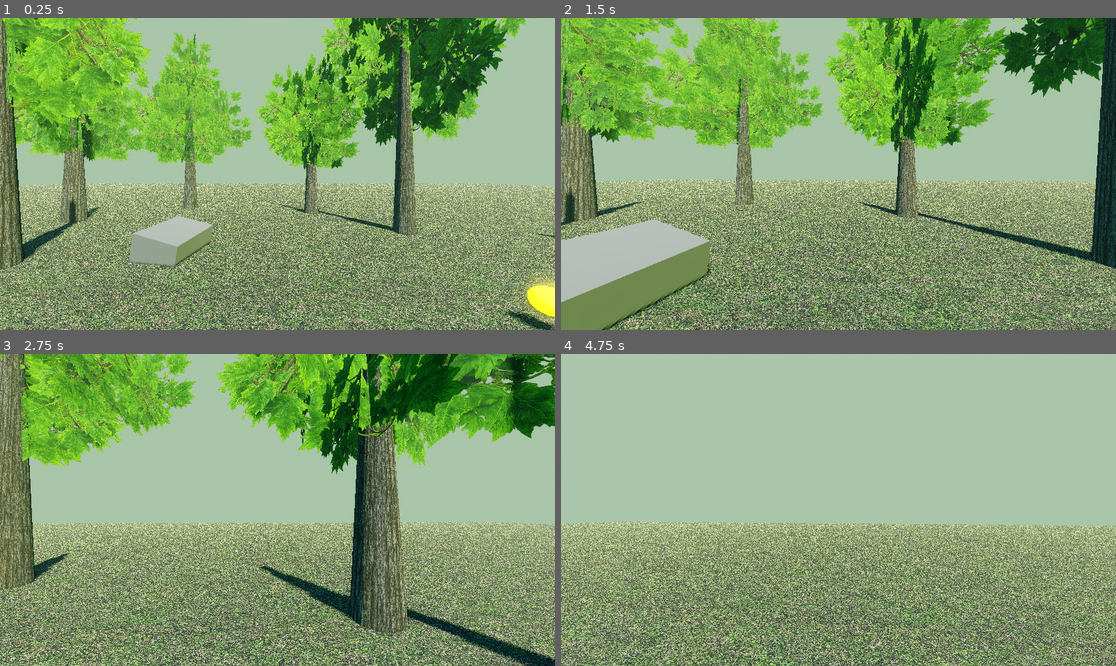
Above: before the commit, frames 1-4 (two rows, left to right).
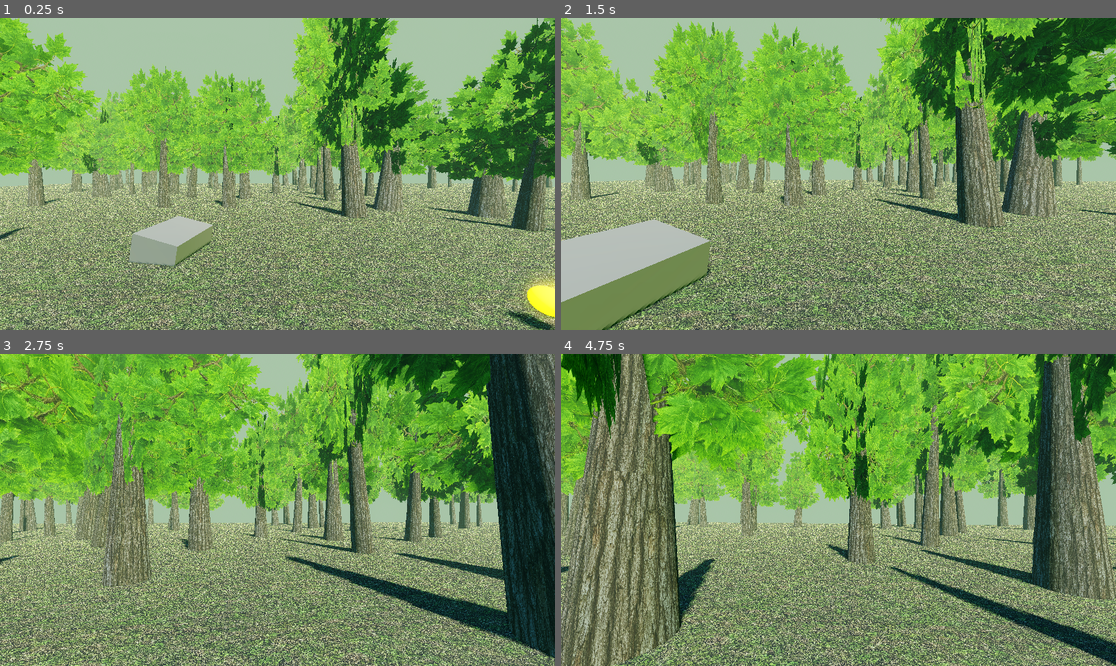
Above: after the commit, the same moments.

Repository: oprogramas/godotproject1
Game: Godot game, scene res://scenes/level_01.tscn
Same seed, same stepped clock (60 frames per second), same inputs: the game is played once before the commit and once after it.
Inputs (mouse positions are in pixels of both pictures, inside the frame that each line leads up to):
- Up to frame 1 (0.25 s): no input
- Up to frame 2 (1.5 s): move the mouse to (866, 174) at 0.52 s; hold E (interact) 0.53-1.28 s; hold W (move_forward) from 0.53 s (still down); move the mouse to (810, 174) at 1.27 s; tap F (toggle_flashlight) at 1.35 s
- Up to frame 3 (2.75 s): keep holding W (move_forward); move the mouse to (288, 503) at 2.02 s; hold E (interact) from 2.03 s (still down)
- Up to frame 4 (4.75 s): keep holding W (move_forward); move the mouse to (832, 516) at 2.77 s; release E (interact) at 2.78 s; tap F (toggle_flashlight) at 2.85, 4.35 s; move the mouse to (877, 513) at 3.52 s; hold E (interact) 3.53-4.28 s; move the mouse to (794, 506) at 4.27 s

The runs differ from the first frame. In frame 1, 47% of the frame differs, in the area x 0-100%, y 0-81%; in frame 2, 47%; in frame 3, 60%; in frame 4, 64%, in the area x 0-100%, y 0-100%.

Commit message:
feat: procedural forest generator with 150 trees, dense clusters and clearings

Diff:
--- a/scenes/level_01.tscn
+++ b/scenes/level_01.tscn
@@ -1,8 +1,8 @@
 [gd_scene load_steps=16 format=3]
 
 [ext_resource type="PackedScene" path="res://scenes/player.tscn" id="1_player"]
-[ext_resource type="PackedScene" path="res://scenes/tree.tscn" id="2_tree"]
 [ext_resource type="Script" path="res://scripts/item.gd" id="3_item"]
+[ext_resource type="Script" path="res://scripts/forest_generator.gd" id="4_forest"]
 [ext_resource type="Texture2D" path="res://assets/textures/grass.png" id="4_grass"]
 
 [sub_resource type="BoxMesh" id="1"]
@@ -104,41 +104,8 @@
 [node name="CollisionShape3D" type="CollisionShape3D" parent="Ground"]
 shape = SubResource("2")
 
-[node name="Tree1" parent="." instance=ExtResource("2_tree")]
-position = Vector3(5, 0, -8)
-
-[node name="Tree2" parent="." instance=ExtResource("2_tree")]
-position = Vector3(-7, 0, -5)
-
-[node name="Tree3" parent="." instance=ExtResource("2_tree")]
-position = Vector3(10, 0, 3)
-
-[node name="Tree4" parent="." instance=ExtResource("2_tree")]
-position = Vector3(-4, 0, 10)
-
-[node name="Tree5" parent="." instance=ExtResource("2_tree")]
-position = Vector3(8, 0, 8)
-
-[node name="Tree6" parent="." instance=ExtResource("2_tree")]
-position = Vector3(-10, 0, -10)
-
-[node name="Tree7" parent="." instance=ExtResource("2_tree")]
-position = Vector3(3, 0, 14)
-
-[node name="Tree8" parent="." instance=ExtResource("2_tree")]
-position = Vector3(-8, 0, 6)
-
-[node name="Tree9" parent="." instance=ExtResource("2_tree")]
-position = Vector3(12, 0, -4)
-
-[node name="Tree10" parent="." instance=ExtResource("2_tree")]
-position = Vector3(-13, 0, 2)
-
-[node name="Tree11" parent="." instance=ExtResource("2_tree")]
-position = Vector3(2, 0, -12)
-
-[node name="Tree12" parent="." instance=ExtResource("2_tree")]
-position = Vector3(-6, 0, -14)
+[node name="Forest" type="Node3D" parent="."]
+script = ExtResource("4_forest")
 
 [node name="Rock1" type="StaticBody3D" parent="."]
 position = Vector3(2, 0.3, 4)
--- /dev/null
+++ b/scripts/forest_generator.gd
@@ -0,0 +1,88 @@
+extends Node3D
+
+const TREE_SCENE := preload("res://scenes/tree.tscn")
+
+const FOREST_AREA := 48.0
+const MIN_DISTANCE := 2.8
+const TOTAL_TREES := 150
+const SEED := 12345
+
+# Centros de zonas densas (clusters de floresta)
+const DENSE_CLUSTERS := [
+	Vector2(18, -22),
+	Vector2(-20, 12),
+	Vector2(28, 18),
+	Vector2(-12, -28),
+	Vector2(10, 30),
+	Vector2(-30, -8),
+]
+
+# Clareiras — raio mínimo sem árvores
+const CLEARINGS := [
+	Vector2(0, 0),      # spawn do jogador
+	Vector2(4, -3),     # item 1
+	Vector2(-6, 2),     # item 2
+	Vector2(7, 6),      # item 3
+]
+const CLEARING_RADIUS := 7.0
+const ITEM_CLEARING_RADIUS := 4.0
+
+func _ready() -> void:
+	var rng := RandomNumberGenerator.new()
+	rng.seed = SEED
+
+	var placed_positions: Array[Vector2] = []
+	var placed := 0
+	var attempts := 0
+
+	while placed < TOTAL_TREES and attempts < TOTAL_TREES * 30:
+		attempts += 1
+
+		var pos: Vector2
+
+		# 55% de chance de colocar num cluster denso
+		if rng.randf() < 0.55:
+			var cluster: Vector2 = DENSE_CLUSTERS[rng.randi() % DENSE_CLUSTERS.size()]
+			pos = cluster + Vector2(
+				rng.randf_range(-14.0, 14.0),
+				rng.randf_range(-14.0, 14.0)
+			)
+		else:
+			pos = Vector2(
+				rng.randf_range(-FOREST_AREA, FOREST_AREA),
+				rng.randf_range(-FOREST_AREA, FOREST_AREA)
+			)
+
+		# Verificar limites
+		if abs(pos.x) > FOREST_AREA or abs(pos.y) > FOREST_AREA:
+			continue
+
+		# Verificar clareiras
+		var blocked := false
+		if pos.length() < CLEARING_RADIUS:
+			blocked = true
+		if not blocked:
+			for i in range(1, CLEARINGS.size()):
+				if pos.distance_to(CLEARINGS[i]) < ITEM_CLEARING_RADIUS:
+					blocked = true
+					break
+		if blocked:
+			continue
+
+		# Verificar distância mínima entre árvores
+		var too_close := false
+		for existing in placed_positions:
+			if pos.distance_to(existing) < MIN_DISTANCE:
+				too_close = true
+				break
+		if too_close:
+			continue
+
+		# Colocar árvore
+		placed_positions.append(pos)
+		var tree := TREE_SCENE.instantiate()
+		tree.position = Vector3(pos.x, 0.0, pos.y)
+		add_child(tree)
+		placed += 1
+
+	print("[ForestGenerator] Árvores colocadas: ", placed)
--- a/scripts/tree.gd
+++ b/scripts/tree.gd
@@ -4,13 +4,21 @@
 	var rng := RandomNumberGenerator.new()
 	rng.seed = int(abs(global_position.x * 137.0 + global_position.z * 251.0))
 
-	# Randomizar escala e rotação Y da árvore inteira
-	var h := rng.randf_range(0.8, 1.5)
-	var w := rng.randf_range(0.75, 1.2)
+	# Escala geral da árvore (altura e largura independentes)
+	var h := rng.randf_range(0.8, 1.55)
+	var w := rng.randf_range(0.75, 1.25)
 	scale = Vector3(w, h, w)
 	rotation.y = rng.randf_range(0.0, TAU)
 
-	# Deslocar cada cluster de copa ligeiramente
+	# Randomizar tronco: largura e inclinação
+	var trunk_w := rng.randf_range(0.55, 1.7)
+	var trunk := $Trunk
+	trunk.scale.x = trunk_w
+	trunk.scale.z = trunk_w
+	trunk.rotation.z = rng.randf_range(-0.13, 0.13)
+	trunk.rotation.x = rng.randf_range(-0.09, 0.09)
+
+	# Deslocar clusters de folhagem
 	for child in get_children():
 		if child.name.begins_with("Cluster"):
 			child.position += Vector3(
